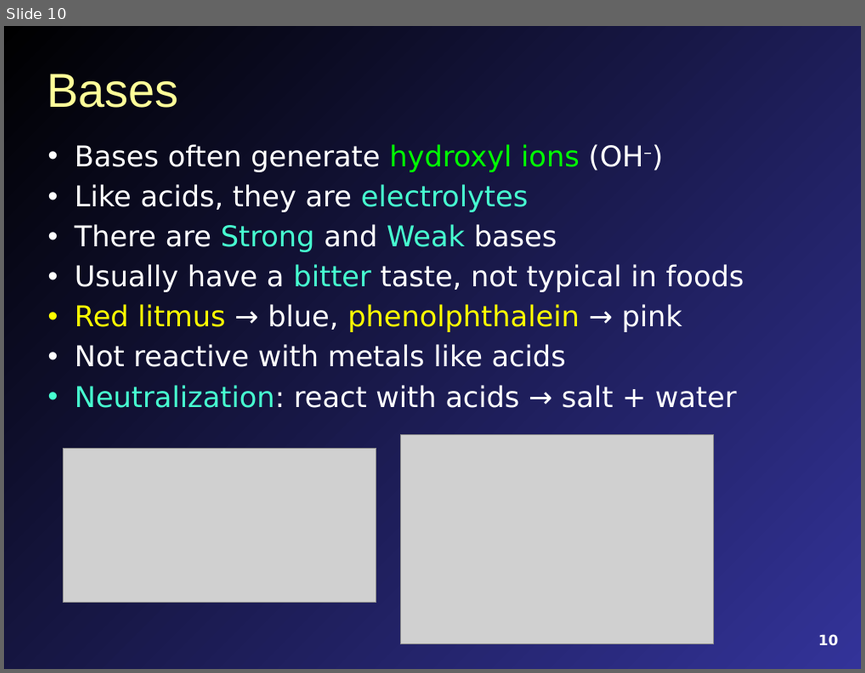
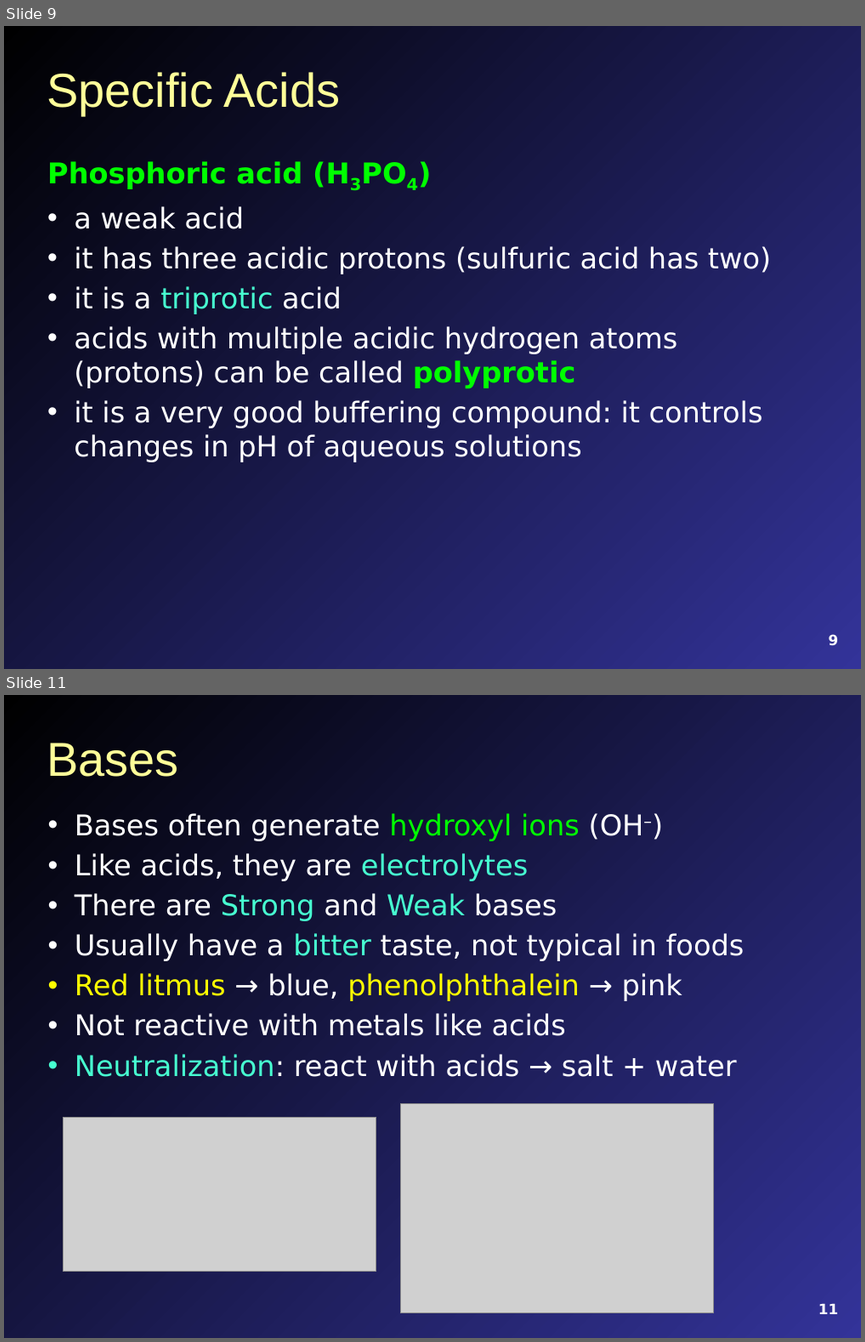
Before and after one commit to mavigozler/mavigozler.github.io, a slide deck: docs/Teaching/PPTX/FCC Chem 3A Chap 12 Content.pptx. Shown one above the other, each under a label of ours: slide 10 before the commit, slides 9 and 11 after it; the slides between them are not shown. The pictures are 865x673 and 865x1342 pixels, drawn with LibreOffice and Linux fonts; fonts in the diff are those of the drawing; grey boxes stand for pictures. Boxes give left, top, right and bottom in pixels: in the first picture for what was removed or moved away, otherwise in the second. Text is boxed around its words. In the diff, an @@ line names an element or a change of style, - is before the commit and + after.

```diff
--- a/docs/Teaching/PPTX/FCC Chem 3A Chap 12 Content.pptx
+++ b/docs/Teaching/PPTX/FCC Chem 3A Chap 12 Content.pptx
@@ slide 9 added at (4, 26, 861, 669), background gradient #000000 to #333399 @@
@@ title added at (46, 72, 341, 114), 40 pt, text #FFFF99 @@
+Specific Acids
@@ text added at (47, 161, 771, 462), 24 pt, text #FFFFFF @@
+Phosphoric acid (H3PO4)
+• a weak acid
+• it has three acidic protons (sulfuric acid has two)
+• it is a triprotic acid
+• acids with multiple acidic hydrogen atoms (protons) can be called polyprotic
+• it is a very good buffering compound: it controls changes in pH of aqueous solutions
@@ page number added at (828, 634, 839, 646), 12 pt, text #FFFFFF, bold @@
+9
@@ what was slide 10 is now slide 11 @@
@@ page number at (818, 1303, 838, 1314): text changed @@
-10
+11
```
Also in this commit, not shown: 4 slides changed, 1 other slide added, 1 slide removed, 16 other files.
